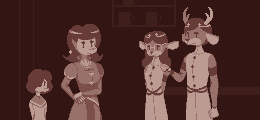
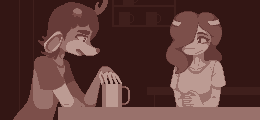
Layered file, before and after one edit (260 × 120). Changes by layer:
added group "combined scenes" with 17 layers above "scraps" over [13, 0, 260, 120]
renamed "Layer1" to "16", moved it into group "combined scenes", painted on it over [13, 0, 260, 120]
added layer "15" in group "combined scenes" over [13, 0, 260, 120]
renamed "Background" to "Layer4", moved it into group "scraps", painted on it over [13, 0, 260, 120]
